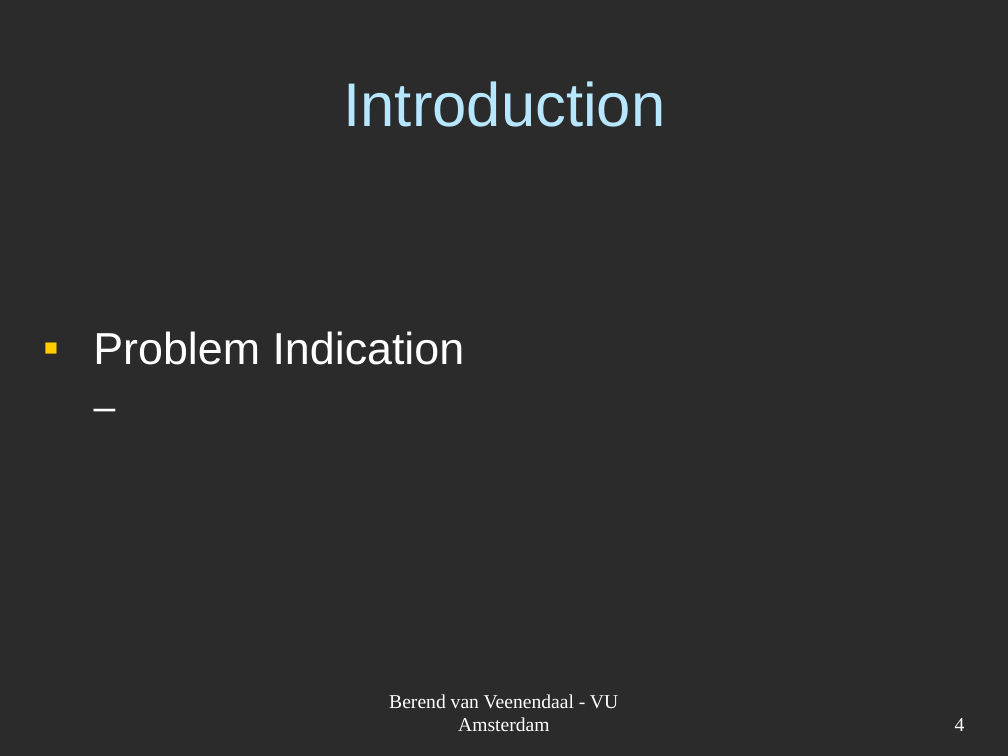
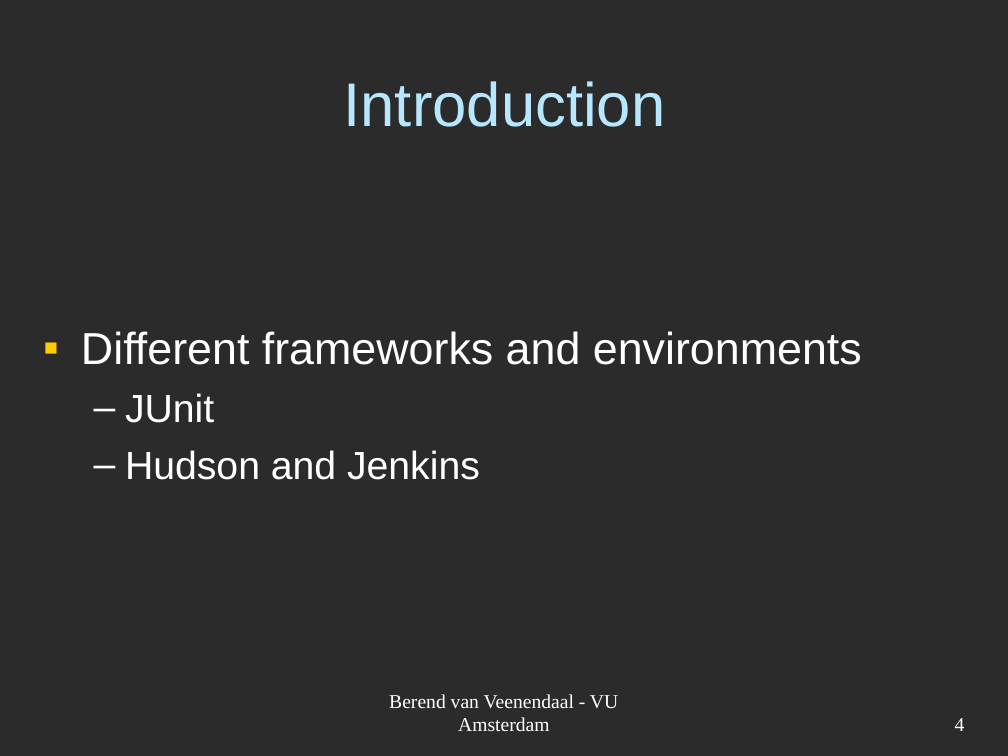
Before and after one commit to JungleComputing/codmon, a slide deck: slide 4 of doc/report/Codmon-VM.ppt. Drawn at 1008x756 pixels with LibreOffice and Linux fonts; fonts in the diff are those of the drawing; background and template pictures are left out; a plain dark background stands for a picture behind light text. Boxes give left, top, right and bottom in pixels: in the first picture for what was removed or moved away, otherwise in the second. Text is boxed around its words. In the diff, an @@ line names an element or a change of style, - is before the commit and + after.

```diff
--- a/doc/report/Codmon-VM.ppt
+++ b/doc/report/Codmon-VM.ppt
@@ text at <box>81,331,862,480</box>: text changed @@
-▪ Problem Indication
+▪ Different frameworks and environments
+  – JUnit
+  – Hudson and Jenkins
```
Also in this commit, not shown: 1 other slide changed, 4 slides added, 30 slides removed.
